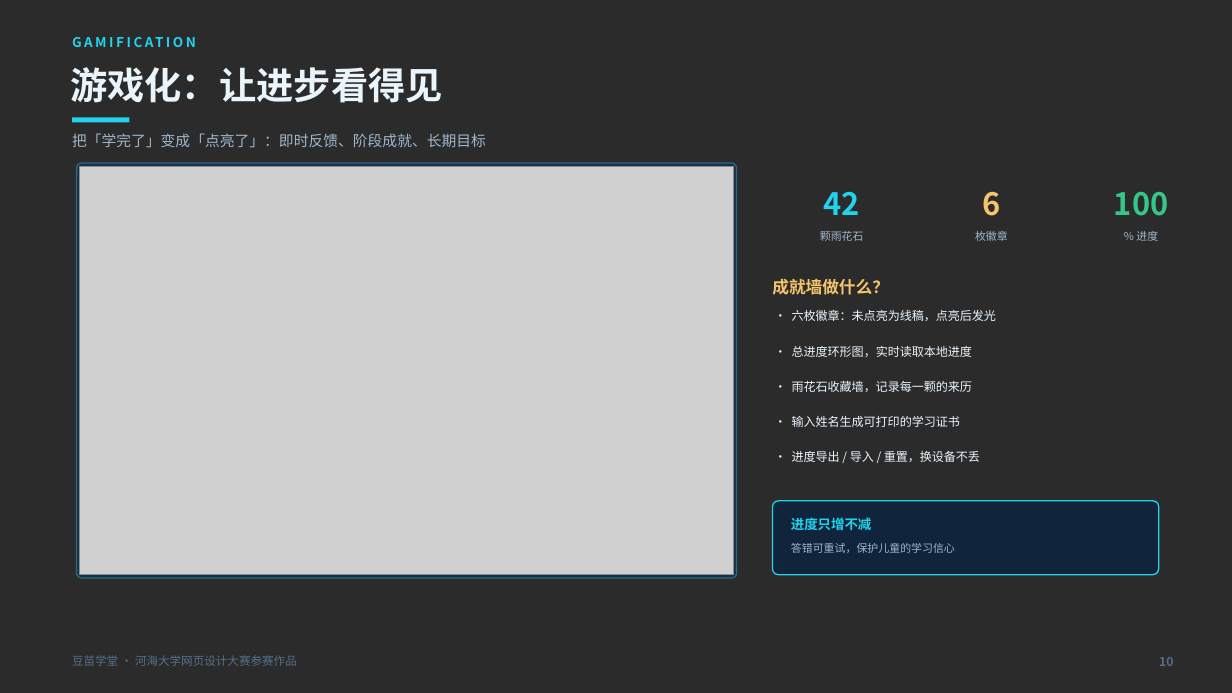
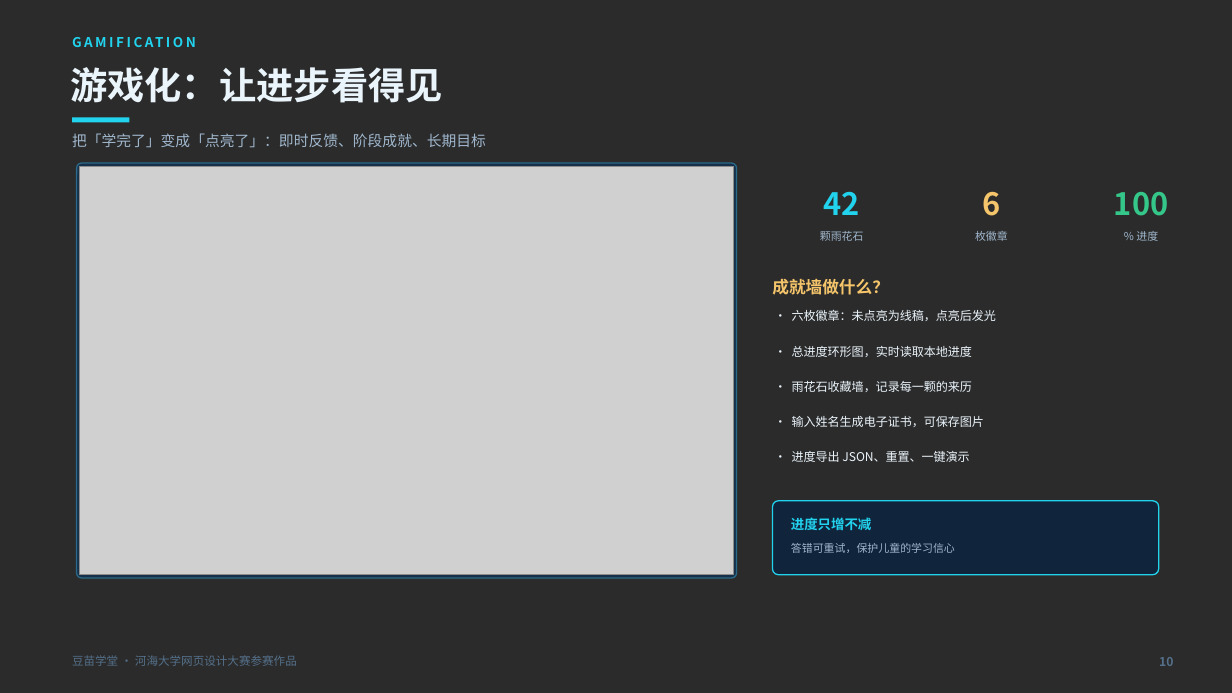
Before and after one commit to wbydxx/doumiao-academy, a slide deck: slide 10 of deliverables/豆苗学堂-演示PPT.pptx. Drawn at 1232x693 pixels with LibreOffice and Linux fonts; fonts in the diff are those of the drawing; grey boxes stand for pictures; background and template pictures are left out; a plain dark background stands for a picture behind light text. Boxes give left, top, right and bottom in pixels: in the first picture for what was removed or moved away, otherwise in the second. Text is boxed around its words. In the diff, an @@ line names an element or a change of style, - is before the commit and + after.

```diff
--- a/deliverables/豆苗学堂-演示PPT.pptx
+++ b/deliverables/豆苗学堂-演示PPT.pptx
@@ text at [792, 416, 984, 427]: text changed @@
-· 输入姓名生成可打印的学习证书
+· 输入姓名生成电子证书，可保存图片
@@ text at [792, 451, 969, 462]: text changed @@
-· 进度导出 / 导入 / 重置，换设备不丢
+· 进度导出 JSON、重置、一键演示
```
Also in this commit, not shown: 11 other slides changed, 46 other files.
